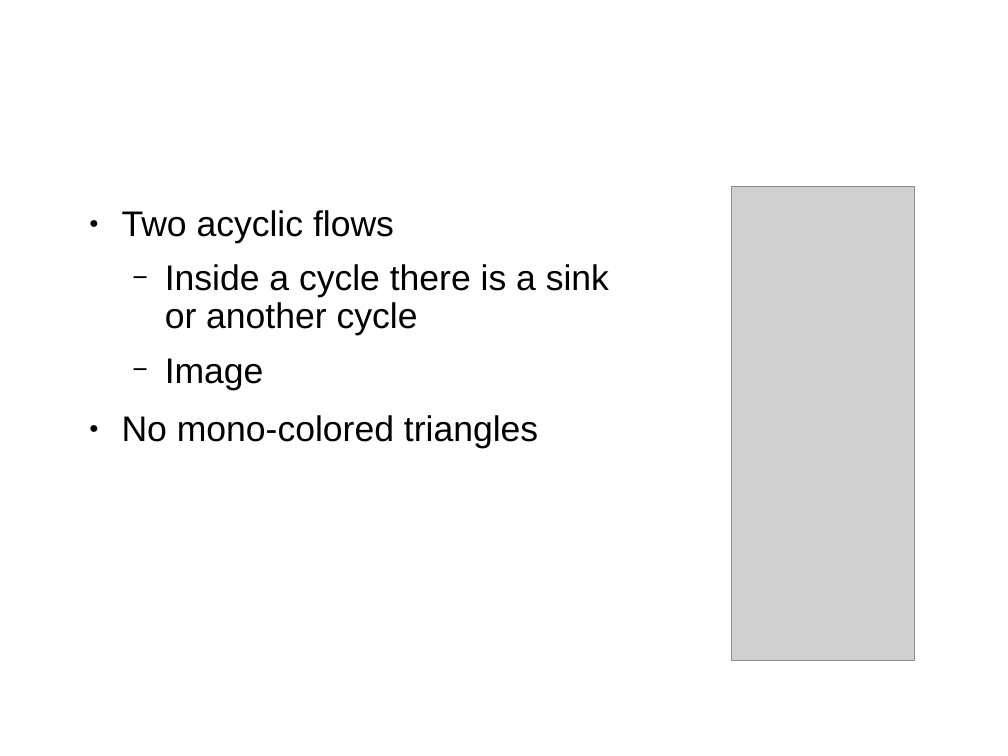
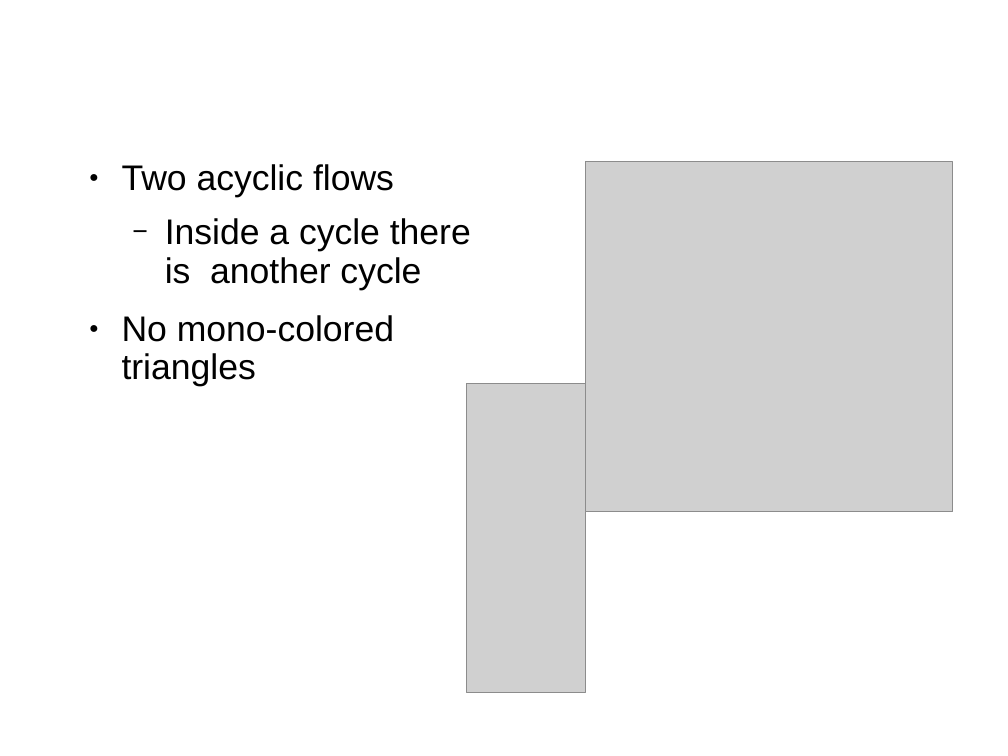
Before and after one commit to SanderBeekhuis/area-universal-duals, a slide deck: slide 17 of midtermtalk/talk.odp (slide 9 before the commit). Drawn at 1008x756 pixels with LibreOffice and Linux fonts; fonts in the diff are those of the drawing; grey boxes stand for pictures; background and template pictures are left out. Boxes give left, top, right and bottom in pixels: in the first picture for what was removed or moved away, otherwise in the second. Text is boxed around its words. In the diff, an @@ line names an element or a change of style, - is before the commit and + after.

```diff
--- a/midtermtalk/talk.odp
+++ b/midtermtalk/talk.odp
@@ text "Two acyclic flows" moved from (x1=122, y1=210, x2=609, y2=448) to (x1=122, y1=164, x2=471, y2=387) @@
@@ picture resized from (x1=732, y1=187, x2=915, y2=661) to (x1=585, y1=162, x2=953, y2=512) @@
@@ text at (x1=165, y1=218, x2=471, y2=290): text changed @@
-  − Inside a cycle there is a sink or another cycle
-  − Image
+  − Inside a cycle there is another cycle
@@ picture added at (x1=466, y1=384, x2=585, y2=692) @@
```
Also in this commit, not shown: 15 other slides changed, 13 slides added, 6 slides removed, 36 other files.
